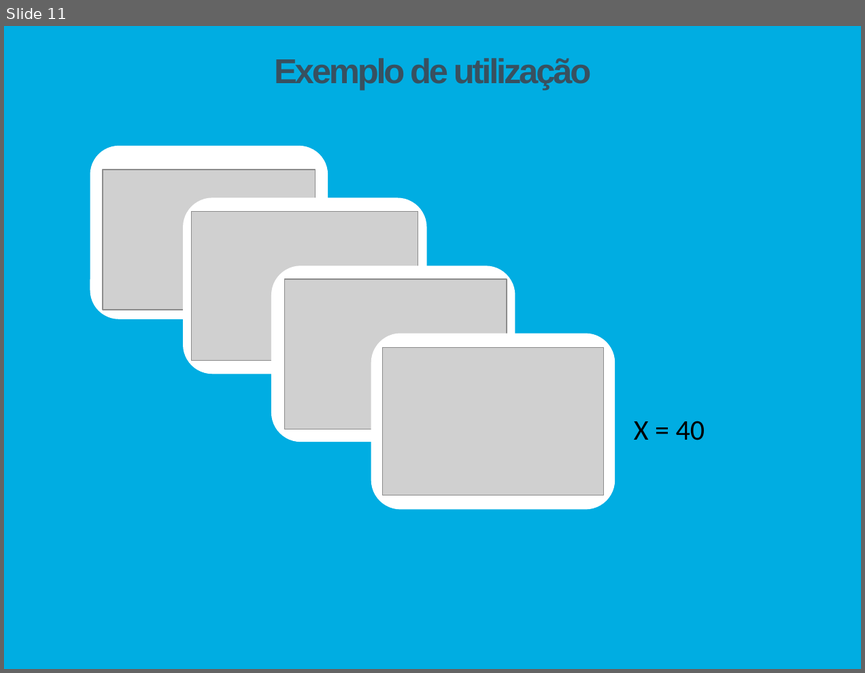
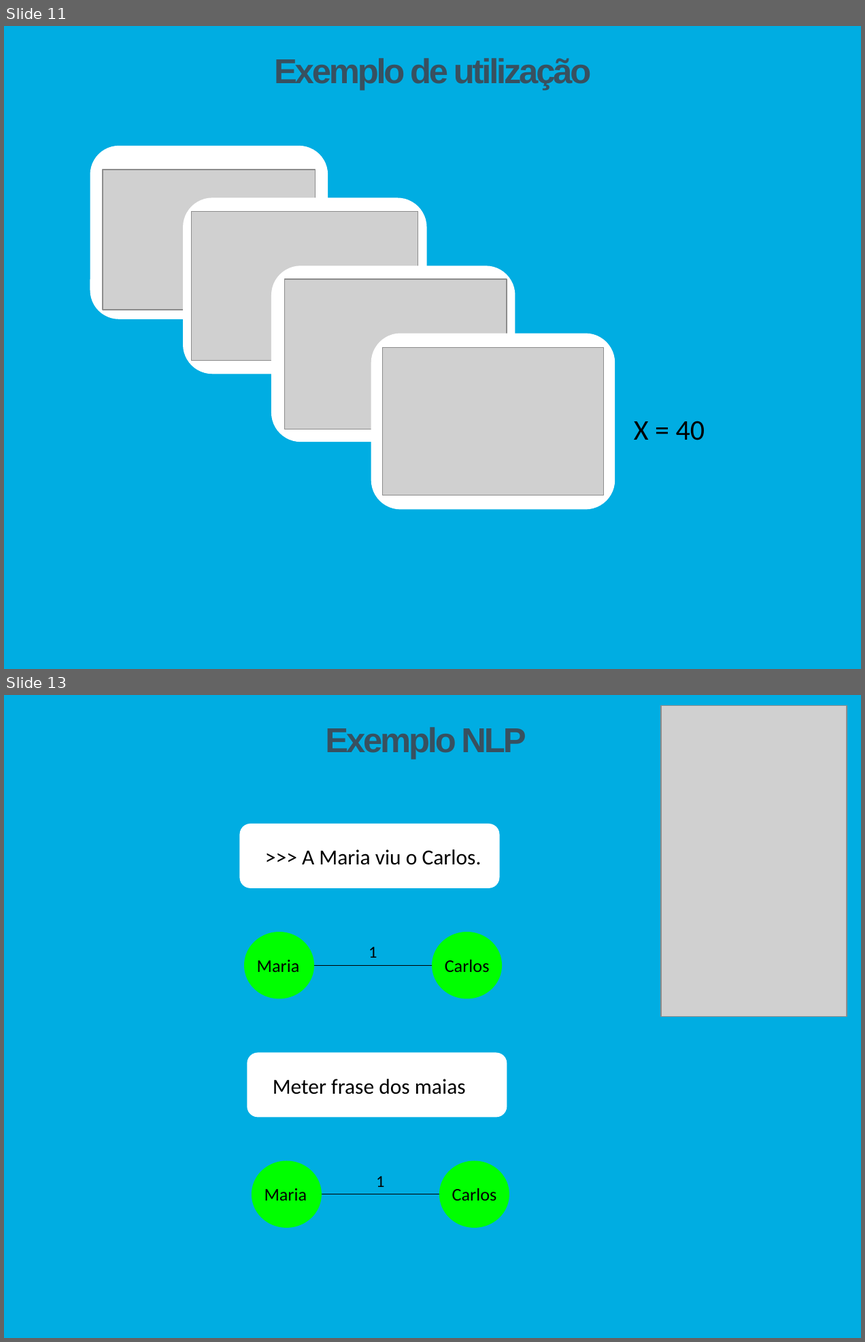
Before and after one commit to Tibblue/PLC, a slide deck: SPLN/tp2/apresSPLN.pptx. Shown one above the other, each under a label of ours: slide 11 before the commit, slides 11 and 13 after it; the slides between them are not shown. The pictures are 865x673 and 865x1342 pixels, drawn with LibreOffice and Linux fonts; fonts in the diff are those of the drawing; grey boxes stand for pictures. Boxes give left, top, right and bottom in pixels: in the first picture for what was removed or moved away, otherwise in the second. Text is boxed around its words. In the diff, an @@ line names an element or a change of style, - is before the commit and + after.

```diff
--- a/SPLN/tp2/apresSPLN.pptx
+++ b/SPLN/tp2/apresSPLN.pptx
@@ slide 13 added at [4,695,861,1338], background #FFFFFF; not listed: 1 template element that a slide beside it also shows @@
@@ picture added at [661,705,847,1016] @@
@@ title added at [325,727,526,759], 29 pt, text #38505F, bold @@
+Exemplo NLP
@@ rounded rectangle added at [239,824,499,888], fill #FFFFFF @@
@@ text added at [302,849,481,865], 18 pt, text #000000 @@
+>>> A Maria viu o Carlos.
@@ group added at [245,933,501,998]: 3 texts, 2 ellipses, 1 line @@
+Maria
+Carlos
+1
@@ rounded rectangle added at [247,1052,507,1117], fill #FFFFFF @@
@@ text added at [273,1079,466,1094], 18 pt, text #000000 @@
+Meter frase dos maias
@@ group added at [252,1162,508,1226]: 3 texts, 2 ellipses, 1 line @@
+Maria
+Carlos
+1
```
Also in this commit, not shown: 3 slides changed, 2 other slides added.
